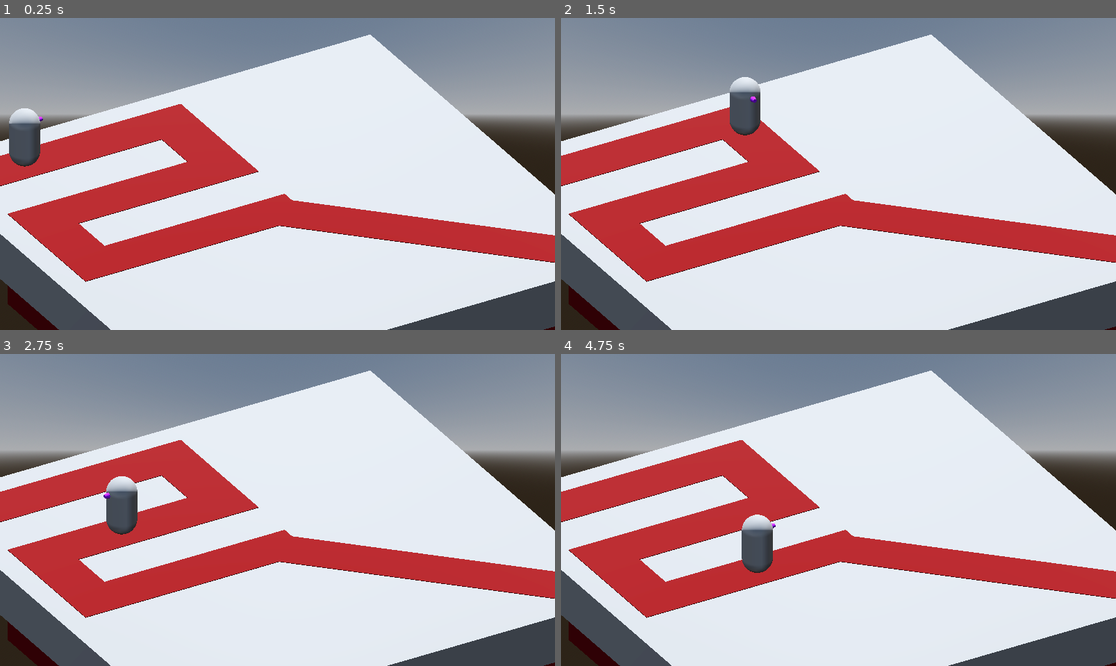
Above: before the commit, frames 1-4 (two rows, left to right).
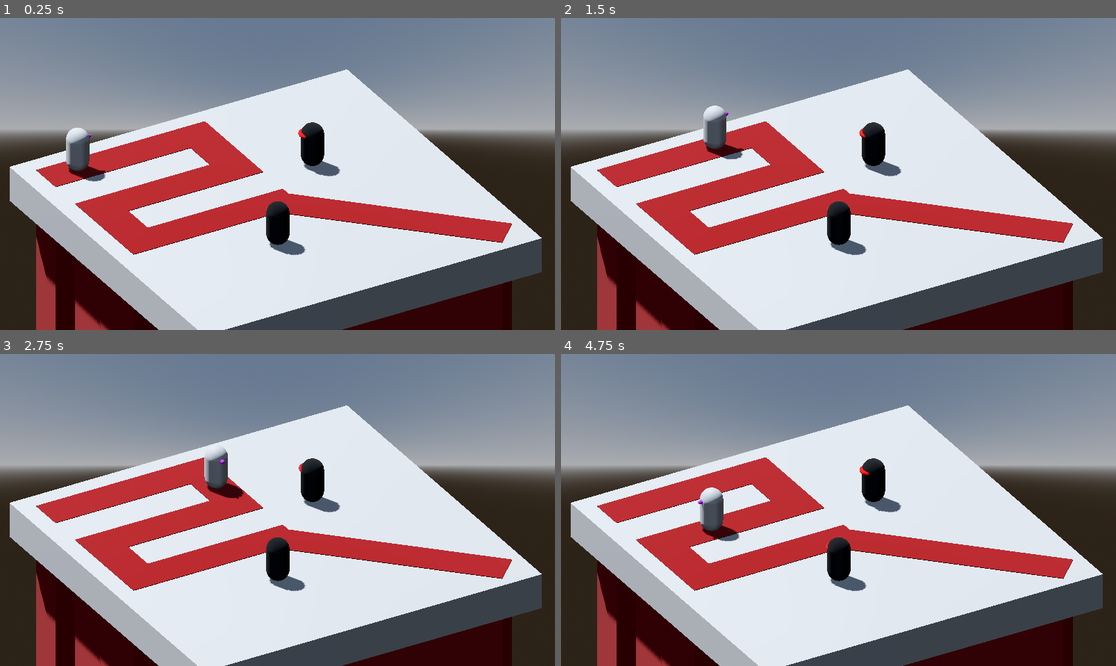
Above: after the commit, the same moments.

Repository: mathiasscherer2007/tower-defense
Game: Godot game, scene res://Scenes/Levels/test/test1.tscn
The game is run twice, just before and just after one commit, with the same random seed, the same clock (stepped at 60 frames per second) and the same inputs. Before the commit the project has no main scene; this scene is started directly in both runs.
Inputs:
- Up to frame 1 (0.25 s): no input
- Up to frame 2 (1.5 s): no input
- Up to frame 3 (2.75 s): no input
- Up to frame 4 (4.75 s): no input

The runs differ from the first frame. In frame 1, 43% of the frame differs, in the area x 0-100%, y 5-100%; in frame 2, 43%; in frame 3, 44%; in frame 4, 44%.

Commit message:
Add basic tower that looks at enemies, adjust test level camera 'near' distance for shadows

Diff:
--- a/Scenes/Enemies/test/testbasic1.tscn
+++ b/Scenes/Enemies/test/testbasic1.tscn
@@ -16,7 +16,7 @@
 
 [node name="Enemy" unique_id=1256829774 instance=ExtResource("1_duvtb")]
 health = 25
-speed = 5
+speed = 3.0
 
 [node name="MeshInstance3D" parent="." index="0" unique_id=691784335]
 transform = Transform3D(1, 0, 0, 0, 1, 0, 0, 0, 1, 0, 1, 0)
--- a/Scenes/Levels/level.tscn
+++ b/Scenes/Levels/level.tscn
@@ -32,3 +32,5 @@
 fov = 54.0
 
 [node name="Geometry" type="Node3D" parent="." unique_id=1905822120]
+
+[node name="Towers" type="Node3D" parent="." unique_id=1765927691]
--- a/Scenes/Levels/test/test1.tscn
+++ b/Scenes/Levels/test/test1.tscn
@@ -3,6 +3,7 @@
 [ext_resource type="PackedScene" uid="uid://b4otkkg0v2n1g" path="res://Scenes/Levels/level.tscn" id="1_7joup"]
 [ext_resource type="Script" uid="uid://lrs5qspu3hb8" path="res://Scripts/Levels/test_1.gd" id="2_u46i1"]
 [ext_resource type="Material" uid="uid://cb0g4lwi05bau" path="res://Scenes/Levels/test/debug_path.tres" id="2_y5gs5"]
+[ext_resource type="PackedScene" uid="uid://dsd6jkwa7ae8g" path="res://Scenes/Towers/test/testbasic.tscn" id="4_4faxc"]
 
 [sub_resource type="Curve3D" id="Curve3D_7joup"]
 _data = {
@@ -16,6 +17,9 @@
 enemy_scale = Vector3(0.3, 0.3, 0.3)
 enemy_speed_scale = 0.3
 
+[node name="Sun" parent="." index="1" unique_id=124783030]
+transform = Transform3D(-0.9214976, 0.33635062, -0.19419211, 2.7805946e-08, 0.49999994, 0.86602545, 0.38838425, 0.7980403, -0.46074873, 0, 0, 0)
+
 [node name="Path3D" parent="." index="2" unique_id=932929914]
 transform = Transform3D(-4.371139e-08, 0, 1, 0, 1, 0, -1, 0, -4.371139e-08, 0, 0, 0)
 curve = SubResource("Curve3D_7joup")
@@ -23,7 +27,9 @@
 [node name="Camera3D" parent="." index="3" unique_id=1009776428]
 transform = Transform3D(0.8660254, 0.25, -0.4330127, 0, 0.8660254, 0.5, 0.5, -0.4330127, 0.75, -1.515, 2.195, 2.67)
 projection = 1
-size = 3.0
+size = 4.0
+near = 0.001
+far = 10.0
 
 [node name="Geometry" parent="." index="4" unique_id=1905822120]
 transform = Transform3D(-4.371139e-08, 0, 1, 0, 1, 0, -1, 0, -4.371139e-08, 0, 0, 0)
@@ -33,6 +39,7 @@
 size = Vector3(5, 0.5004883, 5)
 
 [node name="Path" type="Node3D" parent="Geometry" index="1" unique_id=594240981]
+transform = Transform3D(1, 0, 0, 0, 3.7570183, 0, 0, 0, 1, 0, -0.013527393, 0)
 
 [node name="CSGBox3D6" type="CSGBox3D" parent="Geometry/Path" index="0" unique_id=700034860]
 transform = Transform3D(-4.371139e-08, 0, 1, 0, 1, 0, -1, 0, -4.371139e-08, 1.5, -0.494, 0)
@@ -63,3 +70,9 @@
 transform = Transform3D(1, 0, 0, 0, 1, 0, 0, 0, 1, 2, -0.49415088, -0.9994507)
 material_override = ExtResource("2_y5gs5")
 size = Vector3(0.5, 1, 2.5)
+
+[node name="TestBasic" parent="Towers" parent_id_path=PackedInt32Array(1765927691) index="0" unique_id=1272181662 instance=ExtResource("4_4faxc")]
+transform = Transform3D(0.3, 0, 0, 0, 0.3, 0, 0, 0, 0.3, -0.49952656, 0, 0.9193337)
+
+[node name="TestBasic2" parent="Towers" parent_id_path=PackedInt32Array(1765927691) index="1" unique_id=957897235 instance=ExtResource("4_4faxc")]
+transform = Transform3D(0.3, 0, 0, 0, 0.3, 0, 0, 0, 0.3, 0.896329, 0, -0.61036587)
--- /dev/null
+++ b/Scenes/Towers/test/testbasic.tscn
@@ -0,0 +1,32 @@
+[gd_scene format=3 uid="uid://dsd6jkwa7ae8g"]
+
+[ext_resource type="PackedScene" uid="uid://c1ljijd1c6d02" path="res://Scenes/Towers/tower.tscn" id="1_lcgip"]
+
+[sub_resource type="StandardMaterial3D" id="StandardMaterial3D_lcgip"]
+albedo_color = Color(0, 0, 0, 1)
+
+[sub_resource type="CapsuleMesh" id="CapsuleMesh_hoax2"]
+material = SubResource("StandardMaterial3D_lcgip")
+
+[sub_resource type="StandardMaterial3D" id="StandardMaterial3D_qrwid"]
+albedo_color = Color(1, 0, 0, 1)
+
+[sub_resource type="TorusMesh" id="TorusMesh_f2rtd"]
+material = SubResource("StandardMaterial3D_qrwid")
+
+[node name="TestBasic" unique_id=1272181662 instance=ExtResource("1_lcgip")]
+max_range = 10.0
+
+[node name="Range" parent="." index="0" unique_id=712720790]
+transform = Transform3D(1, 0, 0, 0, 1, 0, 0, 0, 1, 0, 1, 0)
+
+[node name="Firerate" parent="." index="1" unique_id=2144439341]
+wait_time = 0.5
+
+[node name="MeshInstance3D" parent="." index="2" unique_id=967792431]
+transform = Transform3D(1, 0, 0, 0, 1, 0, 0, 0, 1, 0, 1, 0)
+mesh = SubResource("CapsuleMesh_hoax2")
+
+[node name="Front" type="MeshInstance3D" parent="." index="3" unique_id=1888794908]
+transform = Transform3D(0.4, 0, 0, 0, 0.4, 0, 0, 0, 0.4, 0, 1.5449944, -0.20572478)
+mesh = SubResource("TorusMesh_f2rtd")
--- a/Scenes/Towers/tower.tscn
+++ b/Scenes/Towers/tower.tscn
@@ -10,11 +10,13 @@
 script = ExtResource("1_nh6md")
 
 [node name="Range" type="Area3D" parent="." unique_id=712720790]
+collision_layer = 4
 
 [node name="CollisionShape3D" type="CollisionShape3D" parent="Range" unique_id=1003464765]
 shape = SubResource("CylinderShape3D_d6h38")
 
 [node name="Firerate" type="Timer" parent="." unique_id=2144439341]
+one_shot = true
 
 [node name="MeshInstance3D" type="MeshInstance3D" parent="." unique_id=967792431]
 
--- a/Scripts/Towers/tower.gd
+++ b/Scripts/Towers/tower.gd
@@ -2,10 +2,9 @@
 
 # TODO: more robust targeting system, make tower shoot enemy that is furthest in the track
 
-var enemies: Array[Enemy]
+var enemies: Array
 @export var max_range: float
 @onready var range_area = $Range/CollisionShape3D
-@onready var mesh = $MeshInstance3D
 @onready var timer = $Firerate
 
 func _ready() -> void:
@@ -17,13 +16,15 @@
 	if timer.is_stopped():
 		if len(enemies) > 0:
 			var enemy_pos: Vector3 = enemies[0].global_position
-			mesh.look_at(Vector3(enemy_pos.x, self.global_position.y, enemy_pos.z))
+			print(enemy_pos)
+			self.look_at(Vector3(enemy_pos.x, self.global_position.y, enemy_pos.z))
 			timer.start()
 
 func _on_range_area_entered(area: Area3D) -> void:
 	if area not in enemies:
 		enemies.append(area)
 
+
 func _on_range_area_exited(area: Area3D) -> void:
 	if area in enemies:
 		enemies.erase(area)
--- a/project.godot
+++ b/project.godot
@@ -11,6 +11,7 @@
 [application]
 
 config/name="tower defense"
+run/main_scene="uid://cyc4kcccx26jy"
 config/features=PackedStringArray("4.6", "Forward Plus")
 config/icon="res://icon.svg"
 
